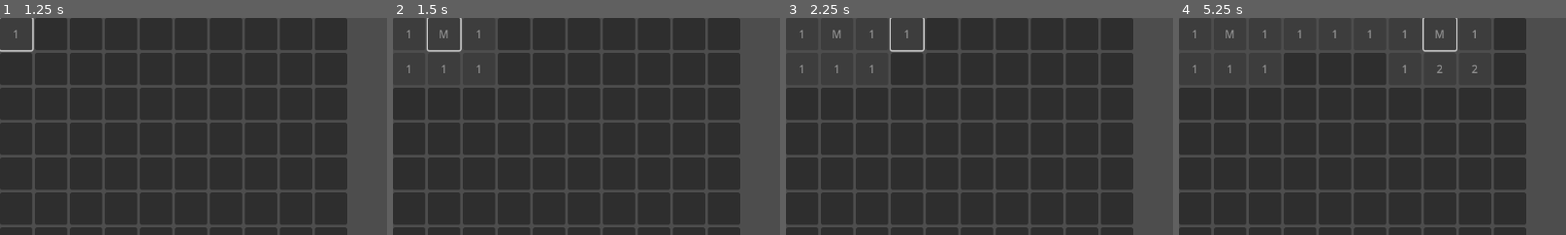
Above: before the commit, frames 1-4 (left to right).
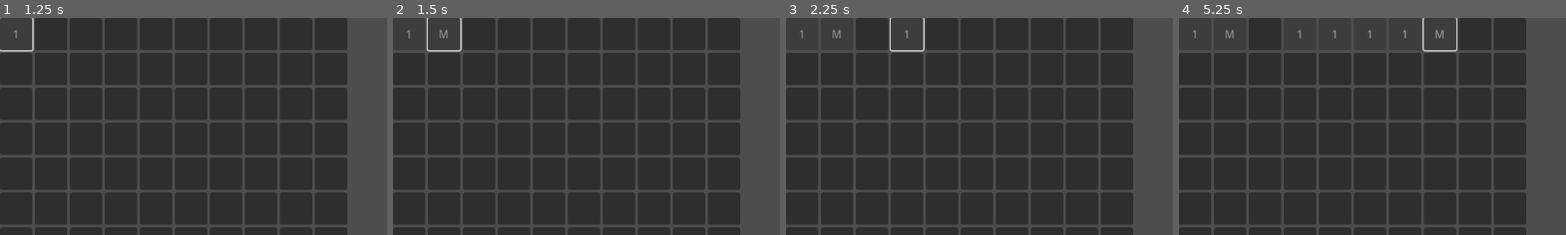
Above: after the commit, the same moments.

Repository: Eldies/minesweeper-godot
Game: Godot game, scene res://main.tscn
Same seed, same stepped clock (60 frames per second), same inputs: the game is played once before the commit and once after it.
Inputs (mouse positions are % of the whole screen's width and height, from its top left):
- Up to frame 1 (1.25 s): click (2, 4) at 0.5 s
- Up to frame 2 (1.5 s): click (7, 4) at 1.27 s
- Up to frame 3 (2.25 s): click (16, 4) at 2.02 s
- Up to frame 4 (5.25 s): click (20, 4) at 2.77 s; click (25, 4) at 3.52 s; click (29, 4) at 4.27 s; click (34, 4) at 5.02 s
The pictures show only the part of the screen within x 0-50%, y 0-50%; the shares and areas given below are measured in that part.

Frame 1 is identical in both runs. In frame 2, less than 0.1% of the frame differs, in the area x 3-23%, y 5-26%; in frame 3, less than 0.1%; in frame 4, 0.2%, in the area x 3-78%, y 5-26%.

Commit message:
small fixes

Diff:
--- a/main.gd
+++ b/main.gd
@@ -56,24 +56,19 @@
 	for i in range(tiles.size()):
 		var x = i % grid_width
 		var y = i / grid_width
-		var count = 0
+		var neighbor_mines = get_neighbor_list(x, y).filter(func(nei): return nei.is_mine)
+		tiles[i].neighbor_mines_count = neighbor_mines.size()
 
-		for neighbor in get_neighbor_list(x, y):
-			if neighbor.is_mine:
-				count += 1
-		tiles[i].neighbor_mines_count = count
-
-
-func reveal_neighbors(tile):
-	if tile.neighbor_mines_count > 0:
+func try_reveal_neighbors(tile):
+	if tile.neighbor_mines_count > 0 or tile.is_mine:
 		return
 	for neighbor in get_neighbor_list(tile.x, tile.y):
 		if not neighbor.is_revealed:
 			neighbor.reveal()
-			reveal_neighbors(neighbor)
+			try_reveal_neighbors(neighbor)
 
 func _on_tile_revealed(tile):
 	if tile.is_mine:
 		print("Game Over!")
 
-	reveal_neighbors(tile)
+	try_reveal_neighbors(tile)
